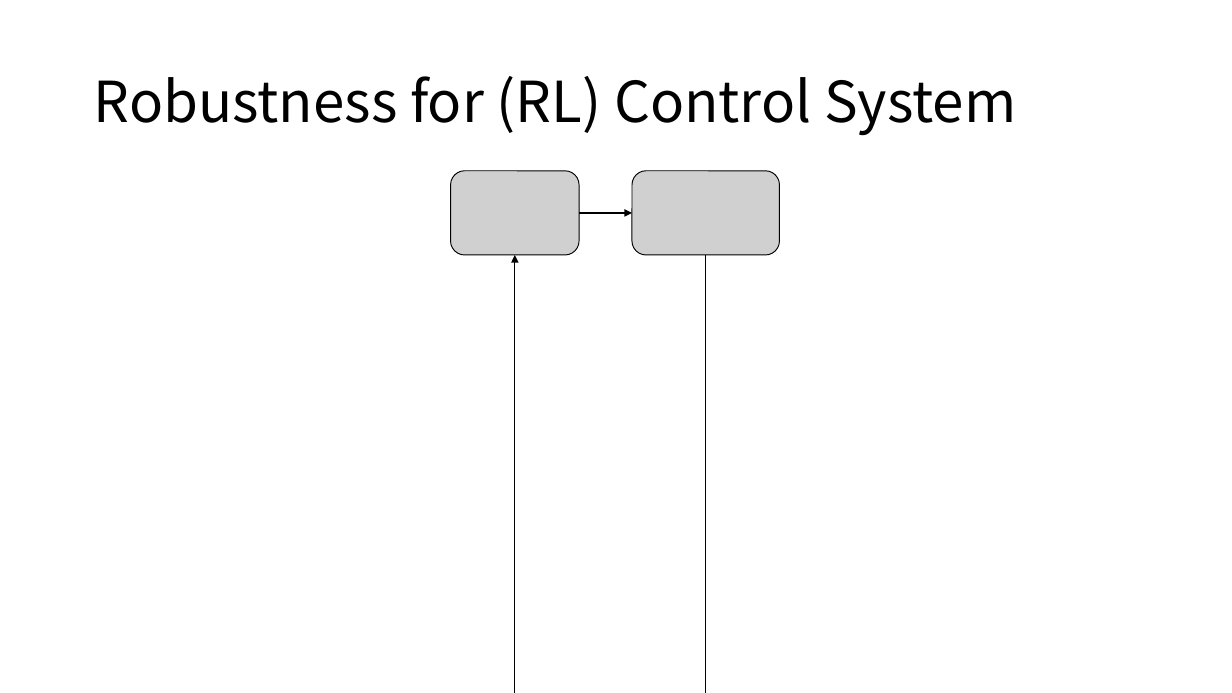
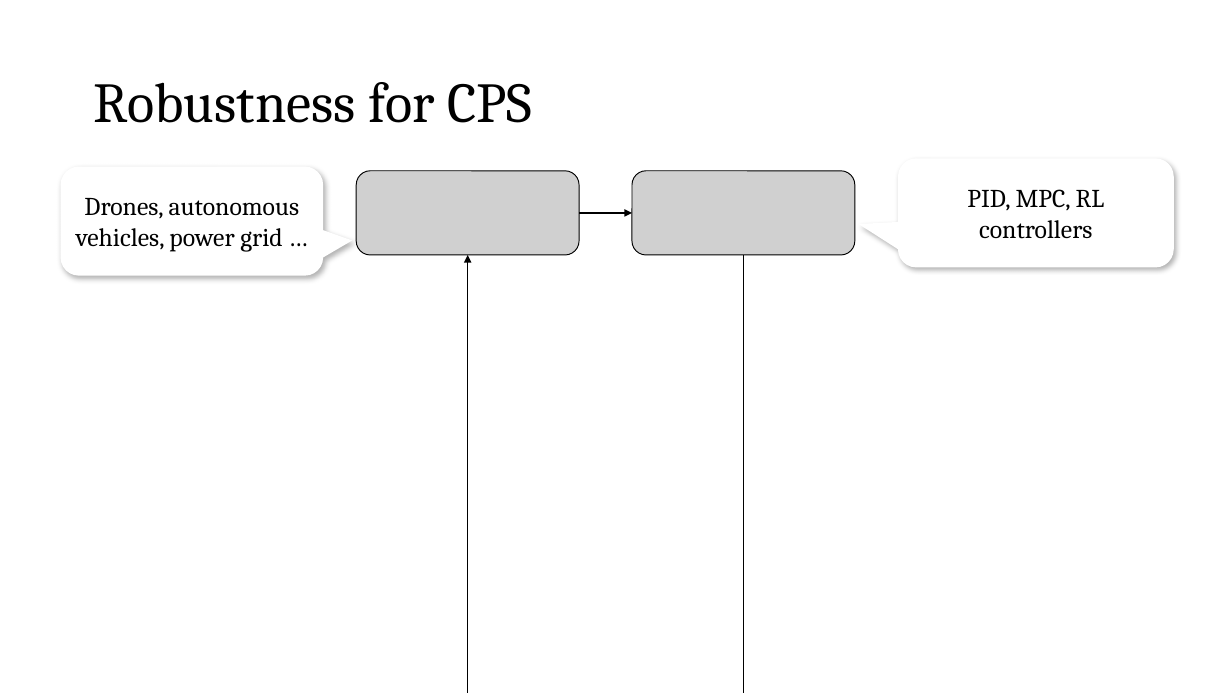
Before and after one commit to SteveZhangBit/SteveZhangBit.github.io, a slide deck: slide 14 of statics/slides/2022-Fall-Research Intro-CJ.pptx (slide 10 before the commit). Drawn at 1232x693 pixels with LibreOffice and Linux fonts; fonts in the diff are those of the drawing; grey boxes stand for pictures. Boxes give left, top, right and bottom in pixels: in the first picture for what was removed or moved away, otherwise in the second. Text is boxed around its words. In the diff, an @@ line names an element or a change of style, - is before the commit and + after.

```diff
--- a/statics/slides/2022-Fall-Research Intro-CJ.pptx
+++ b/statics/slides/2022-Fall-Research Intro-CJ.pptx
@@ title at [94, 82, 532, 123]: text changed; font Noto Sans CJK SC to Cambria @@
-Robustness for (RL) Control System
+Robustness for CPS
@@ rounded speech box added at [61, 166, 323, 275], fill #FFFFFF, 20 pt, text #000000 @@
+Drones, autonomous vehicles, power grid …
@@ picture: place and size @@
-picture at [451, 171, 579, 255]
+picture at [357, 171, 579, 255]
@@ picture: place and size @@
-picture at [632, 171, 780, 255]
+picture at [632, 171, 855, 255]
@@ rounded speech box added at [898, 158, 1174, 267], fill #FFFFFF, 20 pt, text #000000 @@
+PID, MPC, RL controllers
@@ elbow arrow moved from (706, 255) - (515, 255) to (744, 255) - (468, 255) @@
```
Also in this commit, not shown: 15 other slides changed, 8 slides added, 2 slides removed, 1 other file.
